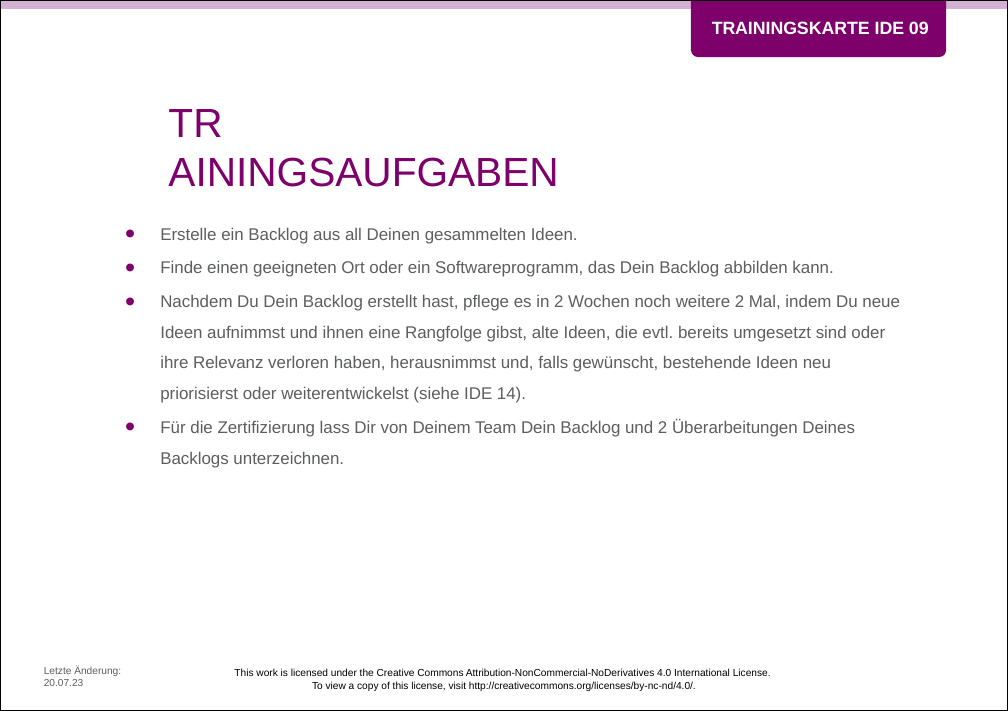
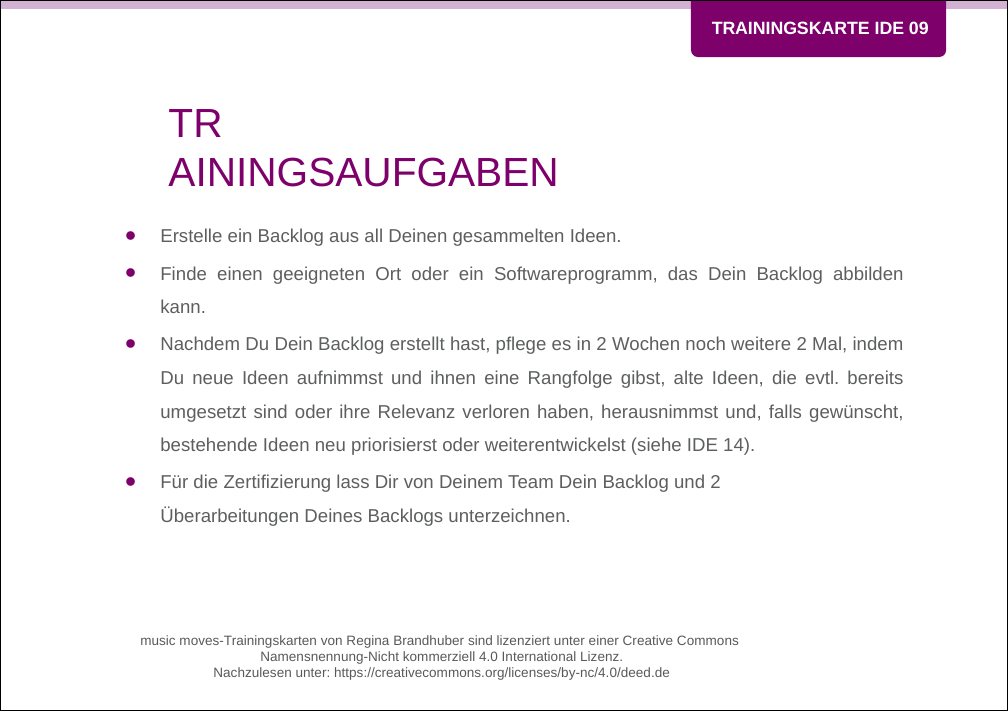
Before and after one commit to Teamtool/training-materials, a slide deck: slide 2 of training-cards/music moves/Ideas (IDE)/ger/apprentice/ger_IDE_09_Ideenrangfolge_MM_A.pptx. Drawn at 1008x711 pixels with LibreOffice and Linux fonts; fonts in the diff are those of the drawing; background and template pictures are left out. Boxes give left, top, right and bottom in pixels: in the first picture for what was removed or moved away, otherwise in the second. Text is boxed around its words. In the diff, an @@ line names an element or a change of style, - is before the commit and + after.

```diff
--- a/training-cards/music moves/Ideas (IDE)/ger/apprentice/ger_IDE_09_Ideenrangfolge_MM_A.pptx
+++ b/training-cards/music moves/Ideas (IDE)/ger/apprentice/ger_IDE_09_Ideenrangfolge_MM_A.pptx
@@ text "Erstelle ein Backlog aus all ..." at [160,228,904,526]: size 10 to 11 pt; alignment left to justified @@
@@ text at [140,635,739,680]: text changed; size 6 to 8 pt; text colour #000000 to #595959 @@
-This work is licensed under the Creative Commons Attribution-NonCommercial-NoDerivatives 4.0 International License.
-To view a copy of this license, visit http://creativecommons.org/licenses/by-nc-nd/4.0/.
+music moves-Trainingskarten von Regina Brandhuber sind lizenziert unter einer Creative Commons
+Namensnennung-Nicht kommerziell 4.0 International Lizenz.
+Nachzulesen unter: https://creativecommons.org/licenses/by-nc/4.0/deed.de
@@ text removed at [44,666,121,686] @@
-Letzte Änderung: 20.07.23
```
Also in this commit, not shown: 1 other slide changed, 7 other files.
